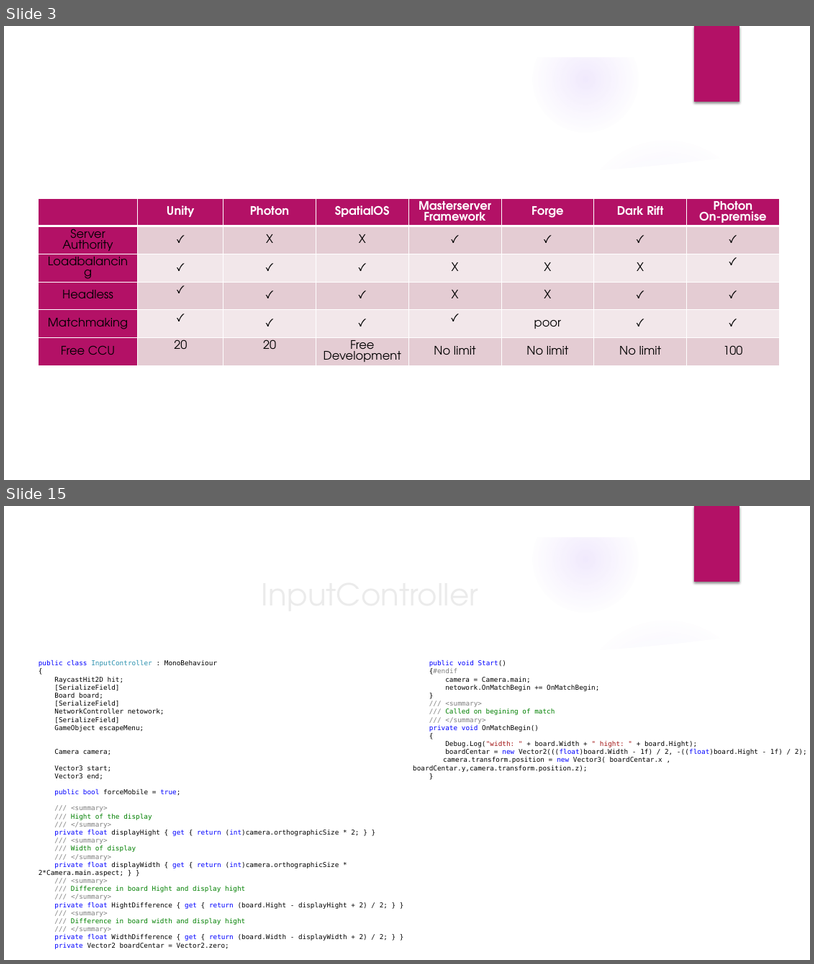
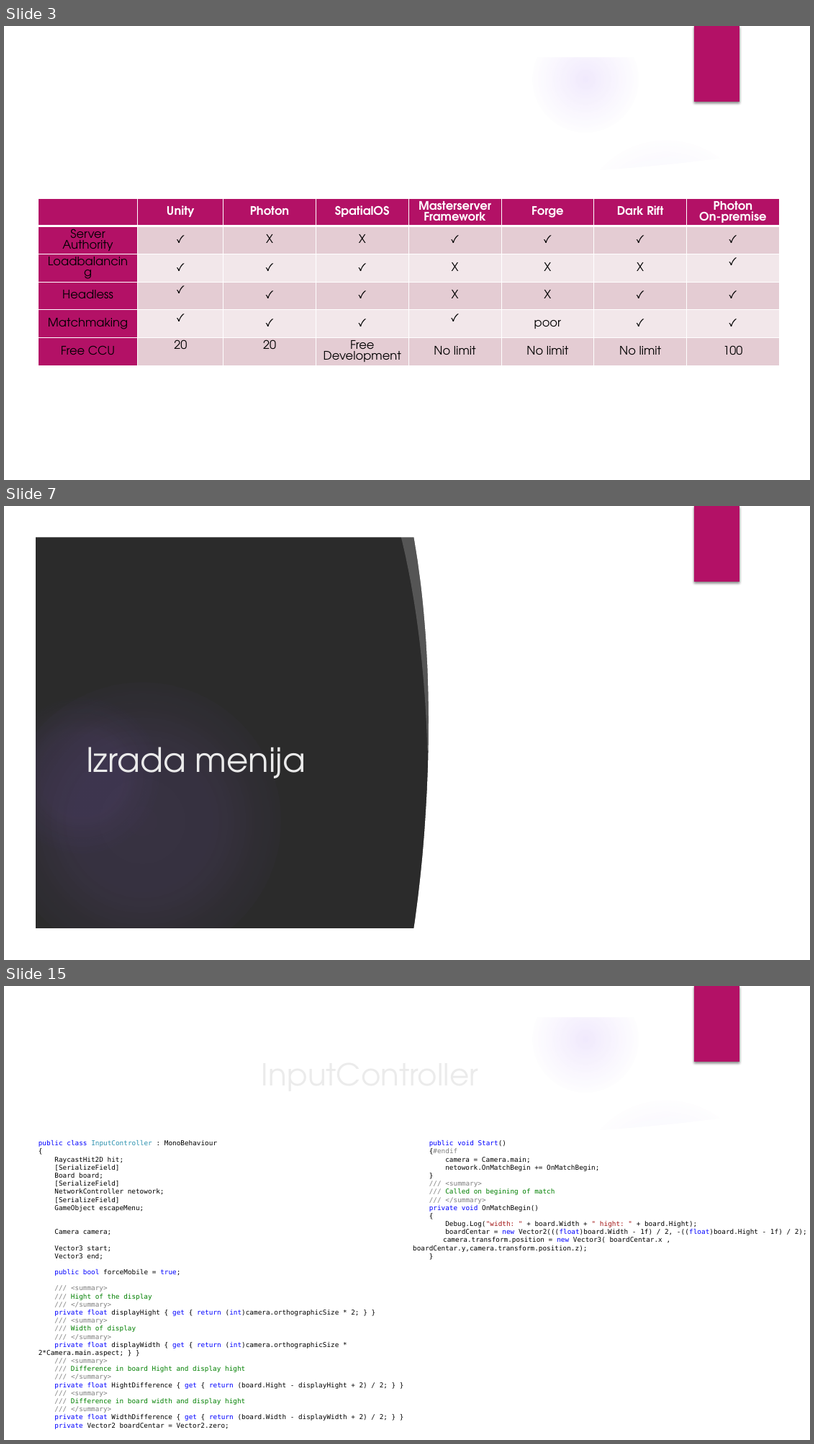
Before and after one commit to DavidManic/MineSweepersServer, a slide deck: Prezentacija.pptx. Shown one above the other, each under a label of ours: slides 3 and 15 before the commit, slides 3, 7 and 15 after it; the slides between them are not shown. The pictures are 814x964 and 814x1444 pixels, drawn with LibreOffice and Linux fonts; fonts in the diff are those of the drawing; background and template pictures are left out; a plain dark background stands for a picture behind light text. Boxes give left, top, right and bottom in pixels: in the first picture for what was removed or moved away, otherwise in the second. Text is boxed around its words. In the diff, an @@ line names an element or a change of style, - is before the commit and + after.

```diff
--- a/Prezentacija.pptx
+++ b/Prezentacija.pptx
@@ slide 7 added at (4,506,810,960), background picture (left out); not listed: 6 template elements that a slide beside it also shows @@
@@ freeform shape added at (401,531,448,752), fill #FFFFFF at 20% opacity @@
@@ freeform shape added at (413,533,496,933), fill #FFFFFF @@
@@ rectangle added at (486,533,782,933), fill #FFFFFF @@
@@ title added at (86,746,306,778), 40 pt, text #EBEBEB @@
+Izrada menija
```
Also in this commit, not shown: 4 slides changed, 12 other slides added, 14 slides removed, 1 other file.
